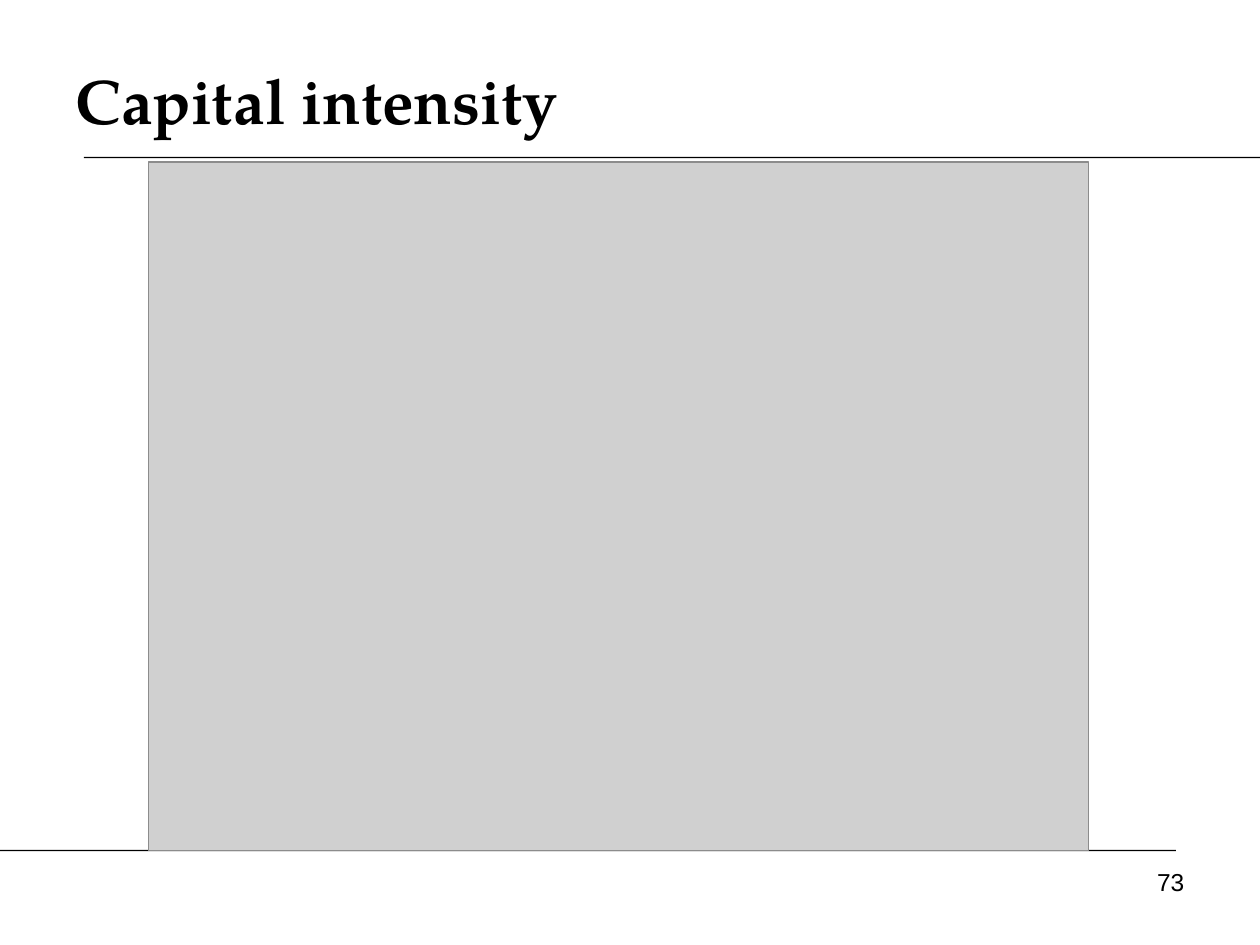
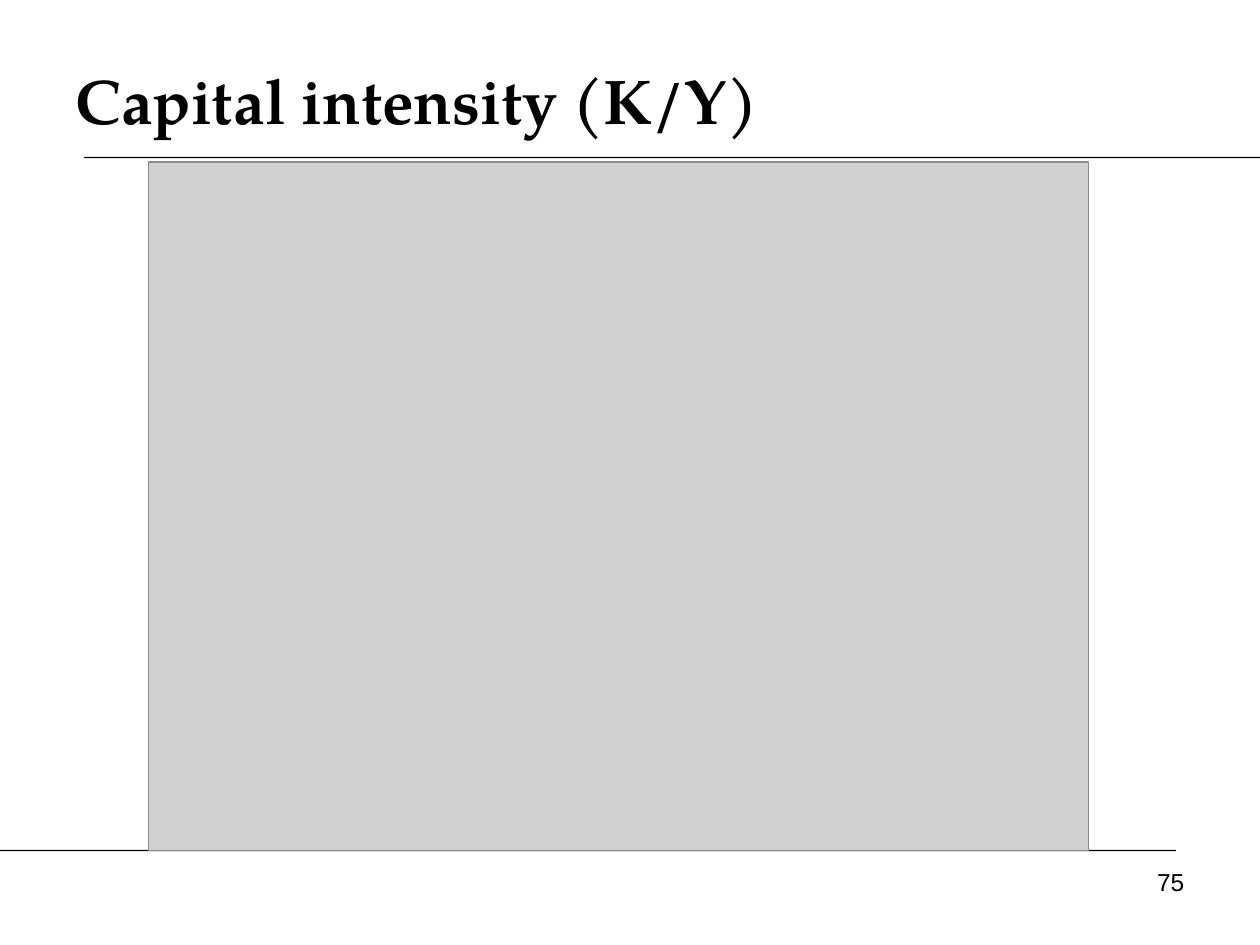
Before and after one commit to DaveBackus/Global_Economy, a slide deck: slide 75 of Slides/slides_growth1_f14.pptx (slide 73 before the commit). Drawn at 1260x945 pixels with LibreOffice and Linux fonts; fonts in the diff are those of the drawing; grey boxes stand for pictures. Boxes give left, top, right and bottom in pixels: in the first picture for what was removed or moved away, otherwise in the second. Text is boxed around its words. In the diff, an @@ line names an element or a change of style, - is before the commit and + after.

```diff
--- a/Slides/slides_growth1_f14.pptx
+++ b/Slides/slides_growth1_f14.pptx
@@ title at [76,77,758,141]: text changed @@
-Capital intensity
+Capital intensity (K/Y)
@@ page number at [1157,874,1184,892]: text changed @@
-73
+75
```
Also in this commit, not shown: 4 other slides changed, 2 slides added, 23 other files.
